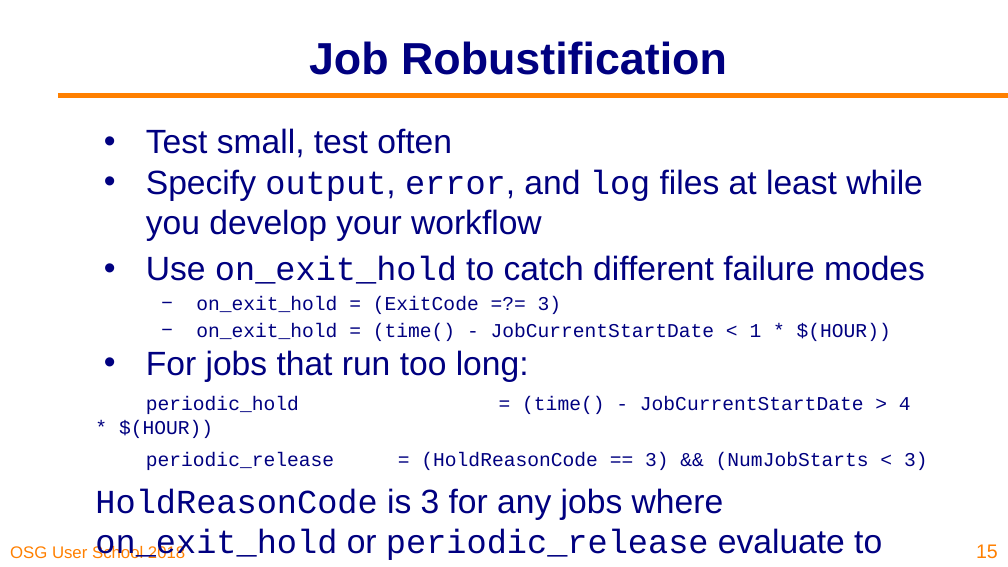
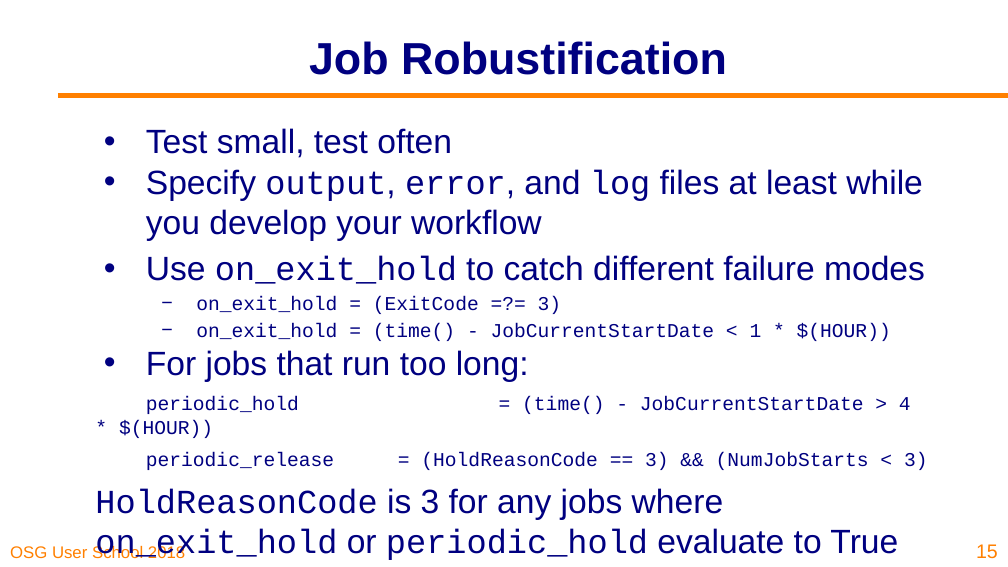
Before and after one commit to osg-htc/user-school-2018, a slide deck: slide 15 of docs/materials/day2/files/osgus18-day2-part2-overlay-differences.pptx. Drawn at 1008x567 pixels with LibreOffice and Linux fonts; fonts in the diff are those of the drawing; background and template pictures are left out. Boxes give left, top, right and bottom in pixels: in the first picture for what was removed or moved away, otherwise in the second. Text is boxed around its words. In the diff, an @@ line names an element or a change of style, - is before the commit and + after.

Commit message:
Fix bad reference to 'periodic_release'

```diff
--- a/docs/materials/day2/files/osgus18-day2-part2-overlay-differences.pptx
+++ b/docs/materials/day2/files/osgus18-day2-part2-overlay-differences.pptx
@@ text at <box>95,488,898,560</box>: text changed @@
-HoldReasonCode is 3 for any jobs where on_exit_hold or periodic_release evaluate to True
+HoldReasonCode is 3 for any jobs where on_exit_hold or periodic_hold evaluate to True
```
Also in this commit, not shown: 1 other file.
